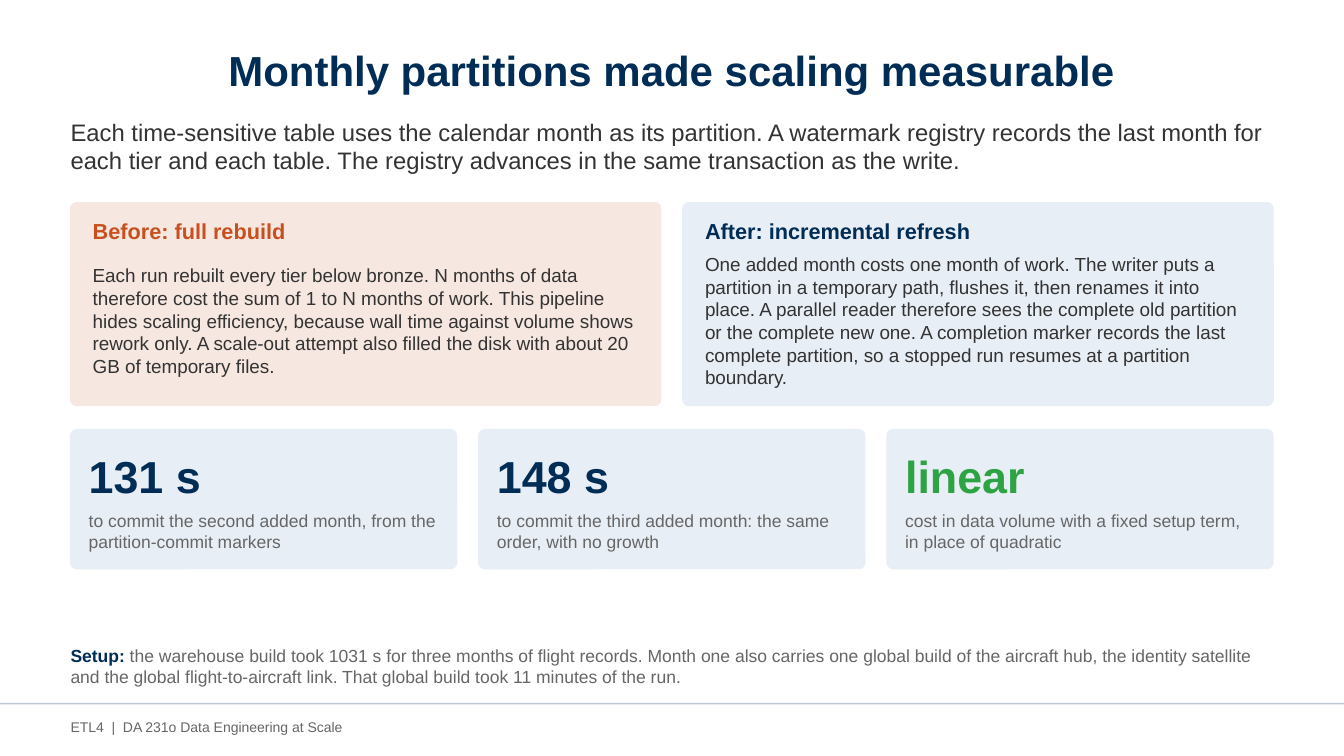
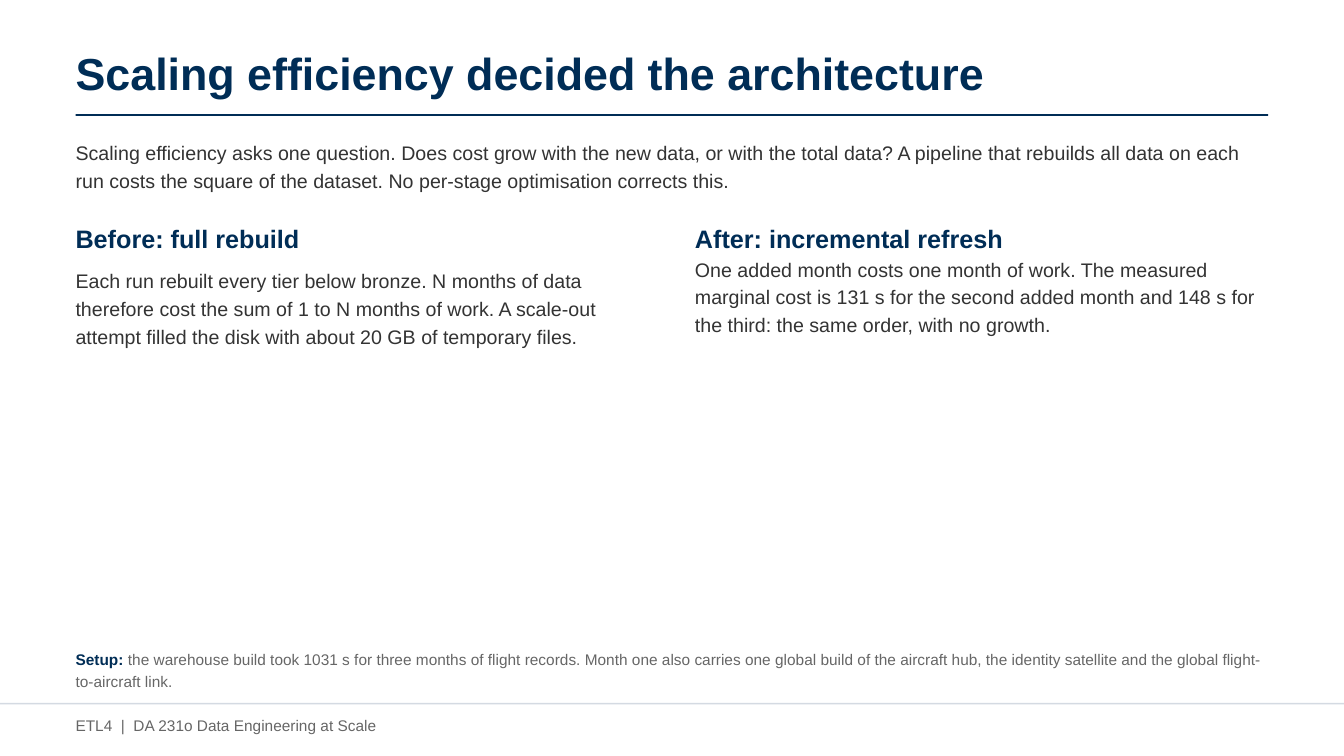
Before and after one commit to AvinashKompalli/Clean-Flight-Paths-from-Noisy-Aircraft-Data-at-Scale, a slide deck: slide 5 of etl4/docs/ETL4_Project_Presentation.pptx (slide 7 before the commit). Drawn at 1344x756 pixels with LibreOffice and Linux fonts; fonts in the diff are those of the drawing. Boxes give left, top, right and bottom in pixels: in the first picture for what was removed or moved away, otherwise in the second. Text is boxed around its words. In the diff, an @@ line names an element or a change of style, - is before the commit and + after.

```diff
--- a/etl4/docs/ETL4_Project_Presentation.pptx
+++ b/etl4/docs/ETL4_Project_Presentation.pptx
@@ title at box(76, 57, 983, 99): text changed; size 30 to 32 pt @@
-Monthly partitions made scaling measurable
+Scaling efficiency decided the architecture
@@ line added from (76, 115) to (1268, 115), #002D56 1.25 pt @@
@@ text removed at box(71, 123, 1262, 174) @@
-Each time-sensitive table uses the calendar month as its partition. A watermark registry records the last month for each tier and each table. The registry advances in the same transaction as the write.
@@ text added at box(76, 145, 1239, 192), 14 pt, text #333333 @@
+Scaling efficiency asks one question. Does cost grow with the new data, or with the total data? A pipeline that rebuilds all data on each run costs the square of the dataset. No per-stage optimisation corrects this.
@@ rounded rectangle removed at box(71, 203, 661, 405) @@
@@ rounded rectangle removed at box(684, 203, 1274, 405) @@
@@ text "Before: full rebuild": place and size @@
-text "Before: full rebuild" at box(93, 223, 285, 239)
+text "Before: full rebuild" at box(76, 229, 299, 249)
@@ text "Before: full rebuild" at box(76, 229, 299, 249): size 15.5 to 18 pt, text colour #C8501E to #002D56; line spacing 1 to 1.12 @@
@@ text "After: incremental refresh": place and size @@
-text "After: incremental refresh" at box(705, 223, 970, 240)
+text "After: incremental refresh" at box(695, 229, 1002, 249)
@@ text "After: incremental refresh" at box(695, 229, 1002, 249): size 15.5 to 18 pt; line spacing 1 to 1.12 @@
@@ text at box(695, 262, 1255, 336): text changed; size 13.5 to 14 pt @@
-One added month costs one month of work. The writer puts a partition in a temporary path, flushes it, then renames it into place. A parallel reader therefore sees the complete old partition or the complete new one. A completion marker records the last complete partition, so a stopped run resumes at a partition boundary.
+One added month costs one month of work. The measured marginal cost is 131 s for the second added month and 148 s for the third: the same order, with no growth.
@@ text at box(76, 273, 596, 348): text changed; size 13.5 to 14 pt @@
-Each run rebuilt every tier below bronze. N months of data therefore cost the sum of 1 to N months of work. This pipeline hides scaling efficiency, because wall time against volume shows rework only. A scale-out attempt also filled the disk with about 20 GB of temporary files.
+Each run rebuilt every tier below bronze. N months of data therefore cost the sum of 1 to N months of work. A scale-out attempt filled the disk with about 20 GB of temporary files.
@@ rounded rectangle removed at box(71, 430, 457, 569) @@
@@ rounded rectangle removed at box(479, 430, 865, 569) @@
@@ rounded rectangle removed at box(887, 430, 1273, 569) @@
@@ text removed at box(89, 461, 201, 494) @@
-131 s
@@ text removed at box(497, 461, 609, 494) @@
-148 s
@@ text removed at box(905, 460, 1024, 494) @@
-linear
@@ text removed at box(89, 514, 435, 552) @@
-to commit the second added month, from the partition-commit markers
@@ text removed at box(497, 514, 829, 552) @@
-to commit the third added month: the same order, with no growth
@@ text removed at box(905, 514, 1240, 552) @@
-cost in data volume with a fixed setup term, in place of quadratic
@@ text at box(76, 654, 1261, 687): text changed; size 12.5 to 11 pt @@
-Setup: the warehouse build took 1031 s for three months of flight records. Month one also carries one global build of the aircraft hub, the identity satellite and the global flight-to-aircraft link. That global build took 11 minutes of the run.
+Setup: the warehouse build took 1031 s for three months of flight records. Month one also carries one global build of the aircraft hub, the identity satellite and the global flight-to-aircraft link.
@@ line (0, 704) - (1344, 704): stroke #BFC8D6 1 pt to #D4DAE2 1 pt @@
@@ text "ETL4 | DA 231o Data ..." at box(76, 720, 377, 734): size 10 to 11 pt @@
```
Also in this commit, not shown: 19 other slides changed, 4 slides added, 1 other file.
